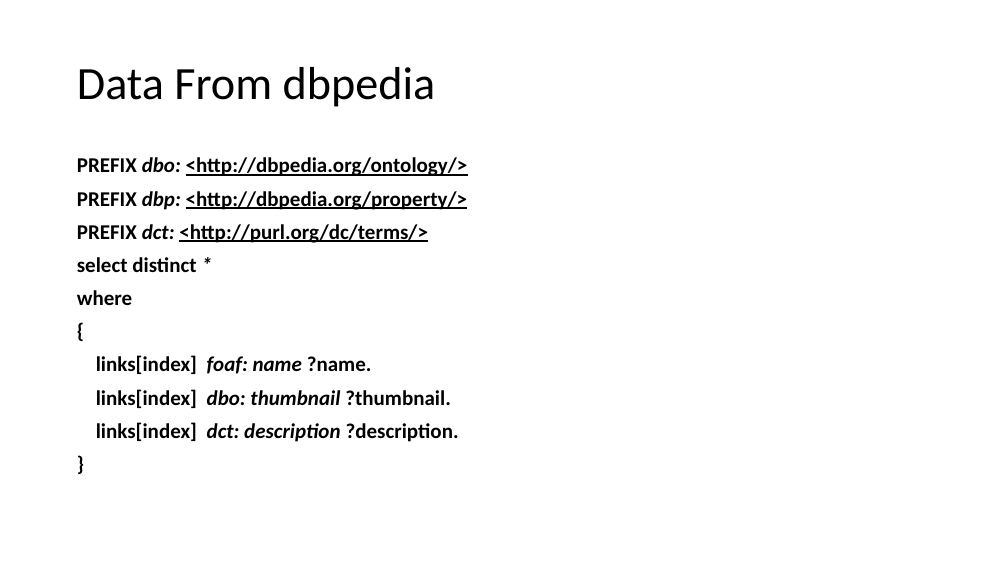
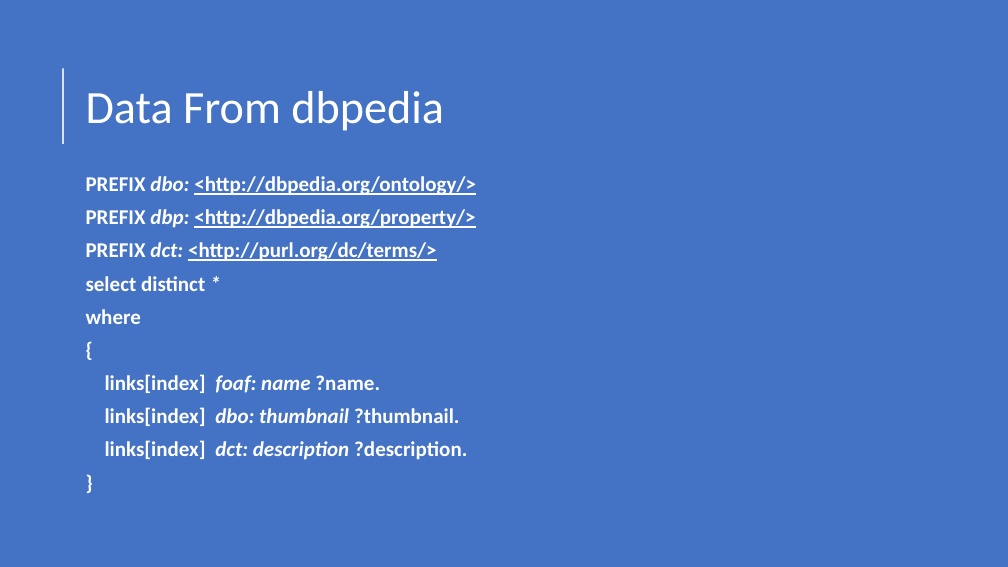
Before and after one commit to lkoshale/ontology_assignment3, a slide deck: slide 4 of Presentation.pptx. Drawn at 1008x567 pixels with LibreOffice and Linux fonts; fonts in the diff are those of the drawing. Boxes give left, top, right and bottom in pixels: in the first picture for what was removed or moved away, otherwise in the second. Text is boxed around its words. In the diff, an @@ line names an element or a change of style, - is before the commit and + after.

```diff
--- a/Presentation.pptx
+++ b/Presentation.pptx
@@ background #FFFFFF to #4472C4 @@
@@ title "Data From dbpedia" at (86, 91, 444, 131): text colour #000000 to #FFFFFF @@
@@ title "Data From dbpedia": place and size @@
-title "Data From dbpedia" at (77, 67, 436, 107)
+title "Data From dbpedia" at (86, 91, 444, 131)
@@ line added from (63, 144) to (63, 68), #FFFFFF 1.5 pt @@
@@ text "PREFIX dbo: <http://dbpedia.org/ontology/>": place and size @@
-text "PREFIX dbo: <http://dbpedia.org/ontology/>" at (77, 157, 468, 442)
+text "PREFIX dbo: <http://dbpedia.org/ontology/>" at (86, 176, 476, 460)
@@ text "PREFIX dbo: <http://dbpedia.org/ontology/>" at (86, 176, 476, 460): text colour #000000 to #FFFFFF @@
```
Also in this commit, not shown: 4 other slides changed.
